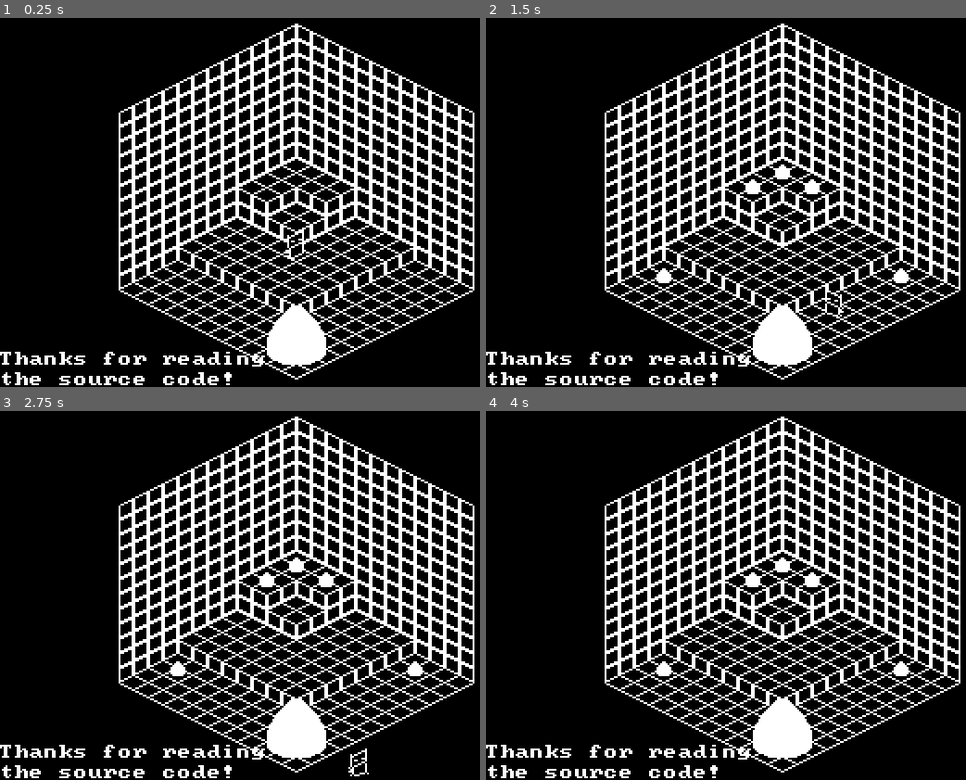
Above: before the commit, frames 1-4 (two rows, left to right).
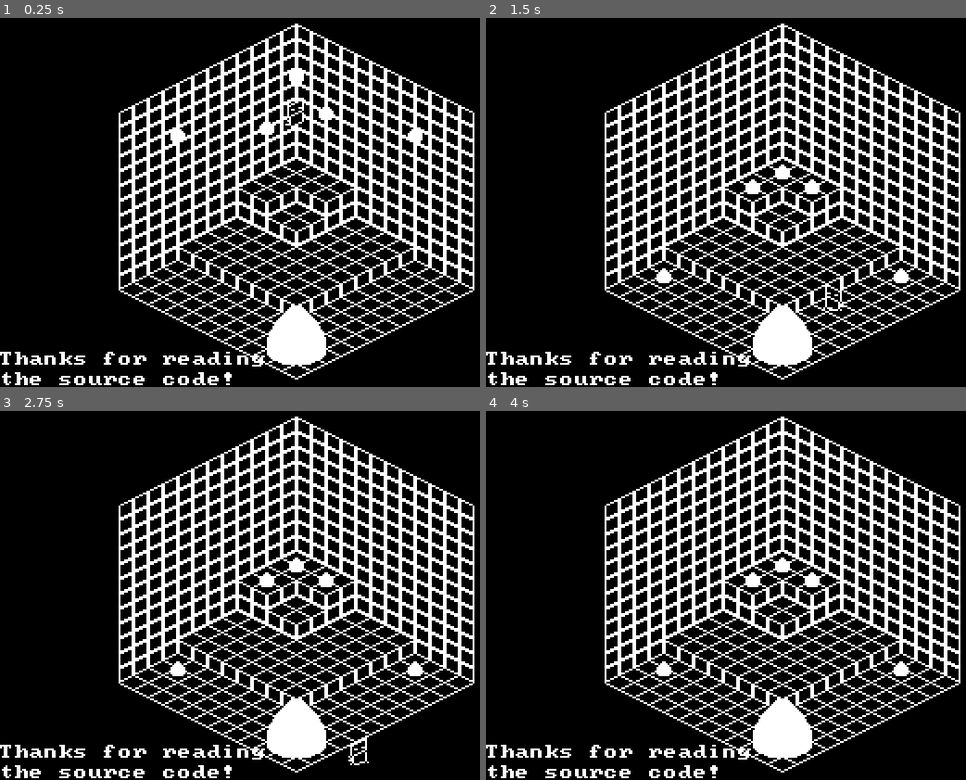
Above: after the commit, the same moments.

Repository: BitBangGames/feed_mother
Game: Godot game, scene res://src/main.tscn
The game is run twice, just before and just after one commit, with the same random seed, the same clock (stepped at 60 frames per second) and the same inputs.
Inputs:
- Up to frame 1 (0.25 s): no input
- Up to frame 2 (1.5 s): hold D (right) 0.53-1.28 s; tap Space (confirm) at 0.6, 1.35 s; hold S (down) from 1.28 s (still down)
- Up to frame 3 (2.75 s): tap Enter at 2 s; release S (down) at 2.03 s; hold D (right) from 2.03 s (still down); tap Space (confirm) at 2.1 s
- Up to frame 4 (4 s): release D (right) at 2.78 s; hold W (up) 2.78-3.53 s; tap Space (confirm) at 2.85, 3.5, 3.6 s; hold A (left) from 3.53 s (still down)

The runs differ from the first frame. In frame 1, 0.5% of the frame differs, in the area x 35-89%, y 14-66%; in frame 2, 0.1%; in frame 3, 0.1%; in frame 4, nothing differs.

Commit message:
changed spawn positions; added text box script

Diff:
--- a/map/map.tscn
+++ b/map/map.tscn
@@ -58,16 +58,16 @@
 [node name="MapCanvas" parent="." unique_id=557316898 instance=ExtResource("1_hgrid")]
 
 [node name="Egg" parent="." unique_id=1567905165 instance=ExtResource("2_a0dt8")]
-transform = Transform3D(1, 0, 0, 0, 1, 0, 0, 0, 1, 12, 256, 12)
+transform = Transform3D(1, 0, 0, 0, 1, 0, 0, 0, 1, 12, 96, 12)
 
 [node name="Egg2" parent="." unique_id=2002394570 instance=ExtResource("2_a0dt8")]
-transform = Transform3D(1, 0, 0, 0, 1, 0, 0, 0, 1, 40, 256, 24)
+transform = Transform3D(1, 0, 0, 0, 1, 0, 0, 0, 1, 40, 96, 24)
 
 [node name="Egg3" parent="." unique_id=980921115 instance=ExtResource("2_a0dt8")]
-transform = Transform3D(1, 0, 0, 0, 1, 0, 0, 0, 1, 32, 256, 48)
+transform = Transform3D(1, 0, 0, 0, 1, 0, 0, 0, 1, 32, 96, 48)
 
 [node name="Egg4" parent="." unique_id=1276689914 instance=ExtResource("2_a0dt8")]
-transform = Transform3D(1, 0, 0, 0, 1, 0, 0, 0, 1, 76, 256, 12)
+transform = Transform3D(1, 0, 0, 0, 1, 0, 0, 0, 1, 76, 96, 12)
 
 [node name="Egg5" parent="." unique_id=643577473 instance=ExtResource("2_a0dt8")]
-transform = Transform3D(1, 0, 0, 0, 1, 0, 0, 0, 1, 12, 256, 76)
+transform = Transform3D(1, 0, 0, 0, 1, 0, 0, 0, 1, 12, 96, 76)
--- a/src/main.gd
+++ b/src/main.gd
@@ -71,7 +71,7 @@
 
 			__map.add_child(Player.get_singleton())
 			__map.add_child(Mother.get_singleton())
-			__map.add_child(preload("res://src/text_box.tscn").instantiate())
+			__map.add_child(TextBox.get_singleton())
 
 func get_state() -> Consts.State:
 	return __state
--- a/src/player.gd
+++ b/src/player.gd
@@ -12,7 +12,7 @@
 	return __singleton
 
 func _init() -> void:
-	set_position(Vector3(32.0, 4.0, 32.0))
+	set_position(Vector3(32.0, 96.0, 32.0))
 
 func _ready() -> void:
 	set_sprite(preload("res://src/player_sprite.tscn").instantiate() as Sprite2D)
--- /dev/null
+++ b/src/text_box.gd
@@ -0,0 +1,10 @@
+class_name TextBox
+extends Label
+
+static var __singleton: TextBox = null
+
+static func get_singleton() -> TextBox:
+	if (__singleton == null):
+		__singleton = preload("res://src/text_box.tscn").instantiate()
+
+	return __singleton
--- a/src/text_box.tscn
+++ b/src/text_box.tscn
@@ -1,6 +1,7 @@
 [gd_scene format=3 uid="uid://vb5ixhhpcqta"]
 
 [ext_resource type="FontFile" uid="uid://dsh0sni5y5ssm" path="res://bkg/bkg_font.png" id="1_7uwj5"]
+[ext_resource type="Script" uid="uid://c3am1vixny40a" path="res://src/text_box.gd" id="2_sqkml"]
 
 [sub_resource type="LabelSettings" id="LabelSettings_y4ayn"]
 font = ExtResource("1_7uwj5")
@@ -17,3 +18,8 @@
 label_settings = SubResource("LabelSettings_y4ayn")
 vertical_alignment = 2
 autowrap_mode = 2
+script = ExtResource("2_sqkml")
+
+[node name="Timer" type="Timer" parent="." unique_id=243265473]
+wait_time = 4.0
+autostart = true
Not shown, added: src/text_box.gd.uid
